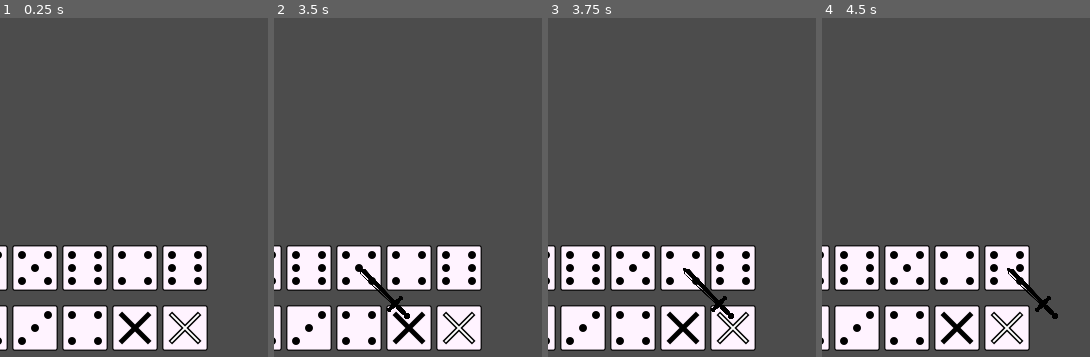
Above: before the commit, frames 1-4 (left to right).
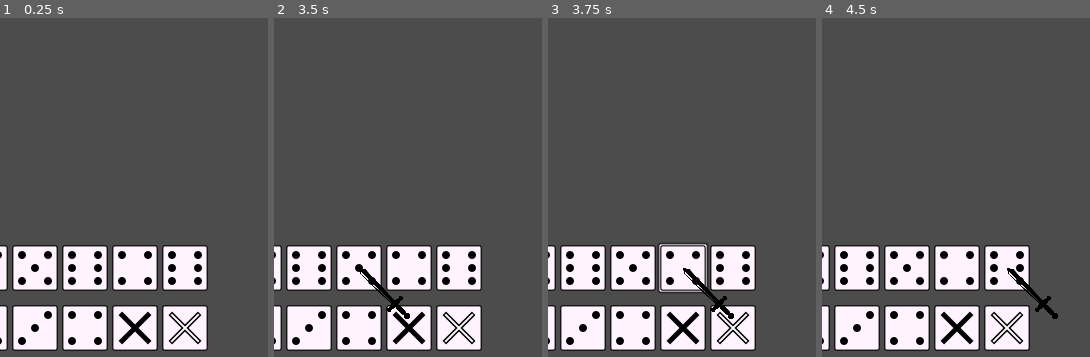
Above: after the commit, the same moments.

Repository: mraich/lantern
Game: Godot game, scene res://scenes/world.tscn
Two runs of this game, one before a commit and one after it. Both use one fixed random seed, a clock stepped at 60 frames per second and the inputs below.
Inputs (mouse positions are % of the whole screen's width and height, from its top left):
- Up to frame 1 (0.25 s): no input
- Up to frame 2 (3.5 s): tap Enter at 0.5, 2 s; move the mouse to (33, 87) at 0.52 s; hold Right mouse button (right_click) 0.53-1.28 s; click (33, 87) at 0.67 s; tap Space at 1.25, 2.75 s; move the mouse to (42, 87) at 1.27 s; right-click (42, 87) at 1.35 s; click (42, 87) at 1.42 s; move the mouse to (51, 87) at 2.02 s; hold Right mouse button (right_click) 2.03-2.78 s; click (51, 87) at 2.17 s; move the mouse to (61, 87) at 2.77 s; right-click (61, 87) at 2.85 s; click (61, 87) at 2.92 s
- Up to frame 3 (3.75 s): tap Enter at 3.5 s; move the mouse to (70, 87) at 3.52 s; hold Right mouse button (right_click) from 3.53 s (still down); click (70, 87) at 3.67 s
- Up to frame 4 (4.5 s): tap Space at 4.25 s; move the mouse to (79, 87) at 4.27 s; release Right mouse button (right_click) at 4.28 s; right-click (79, 87) at 4.35 s; click (79, 87) at 4.42 s
The pictures show only the part of the screen within x 45-95%, y 50-100%; the shares and areas given below are measured in that part.

Frames 1-2 are identical in both runs. In frame 3, 0.6% of the frame differs, in the area x 41-60%, y 66-82%; in frame 4, nothing differs.

Commit message:
DicePlayable:: Jelezzük, ha egy kocka ki van jelölve.

Diff:
--- a/scenes/dice/dice_playable.tscn
+++ b/scenes/dice/dice_playable.tscn
@@ -1,7 +1,12 @@
-[gd_scene load_steps=3 format=2]
+[gd_scene load_steps=4 format=2]
 
 [ext_resource path="res://scenes/dice/dice_clickable.tscn" type="PackedScene" id=1]
 [ext_resource path="res://scripts/dice/dice_playable.gd" type="Script" id=2]
+[ext_resource path="res://res/dice/dice_0.svg" type="Texture" id=3]
 
 [node name="dice_playable" index="0" instance=ExtResource( 1 )]
 script = ExtResource( 2 )
+
+[node name="selected_sprite" type="Sprite" parent="." index="0"]
+scale = Vector2( 1.1, 1.1 )
+texture = ExtResource( 3 )
--- a/scripts/dice/dice_playable.gd
+++ b/scripts/dice/dice_playable.gd
@@ -14,6 +14,9 @@
 # This state will be reached only by clicking on a dice at the state ACTION_ROLL_MULTIPLE_OFF.
 const ACTION_ROLL_MULTIPLE_ON = -1
 var _action = ACTION_NOTHING
+
+# This is a region on the dice which indicates this dice is selected.
+onready var selected_sprite = get_node("selected_sprite")
 
 func _ready():
 	set_action(ACTION_NOTHING)
@@ -38,6 +41,12 @@
 
 func set_action(action):
 	_action = action
+
+	# We show that this dice is selected.
+	if not _action == ACTION_ROLL_MULTIPLE_ON:
+		selected_sprite.visible = false
+	else:
+		selected_sprite.visible = true
 	pass
 
 func inc():
